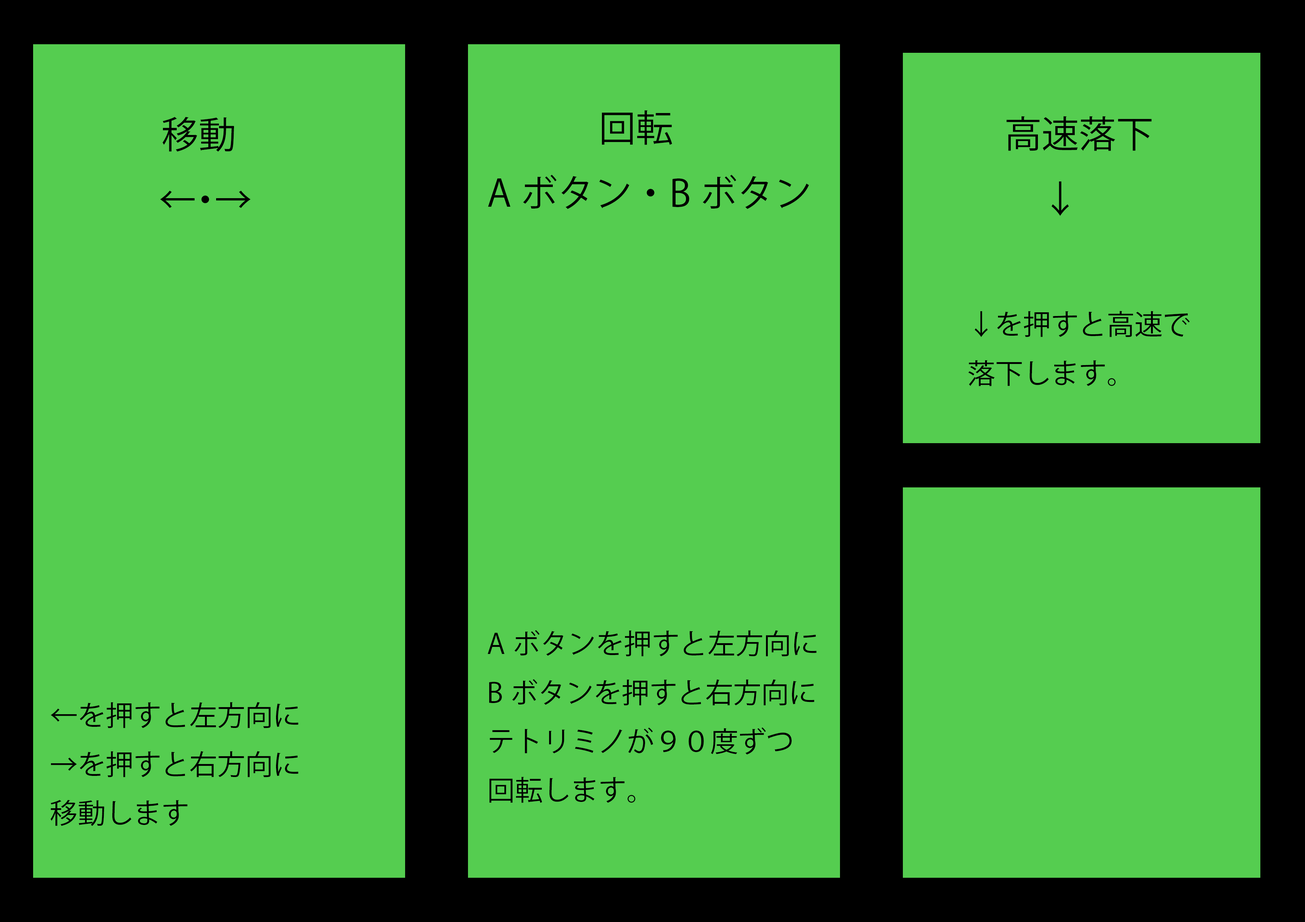
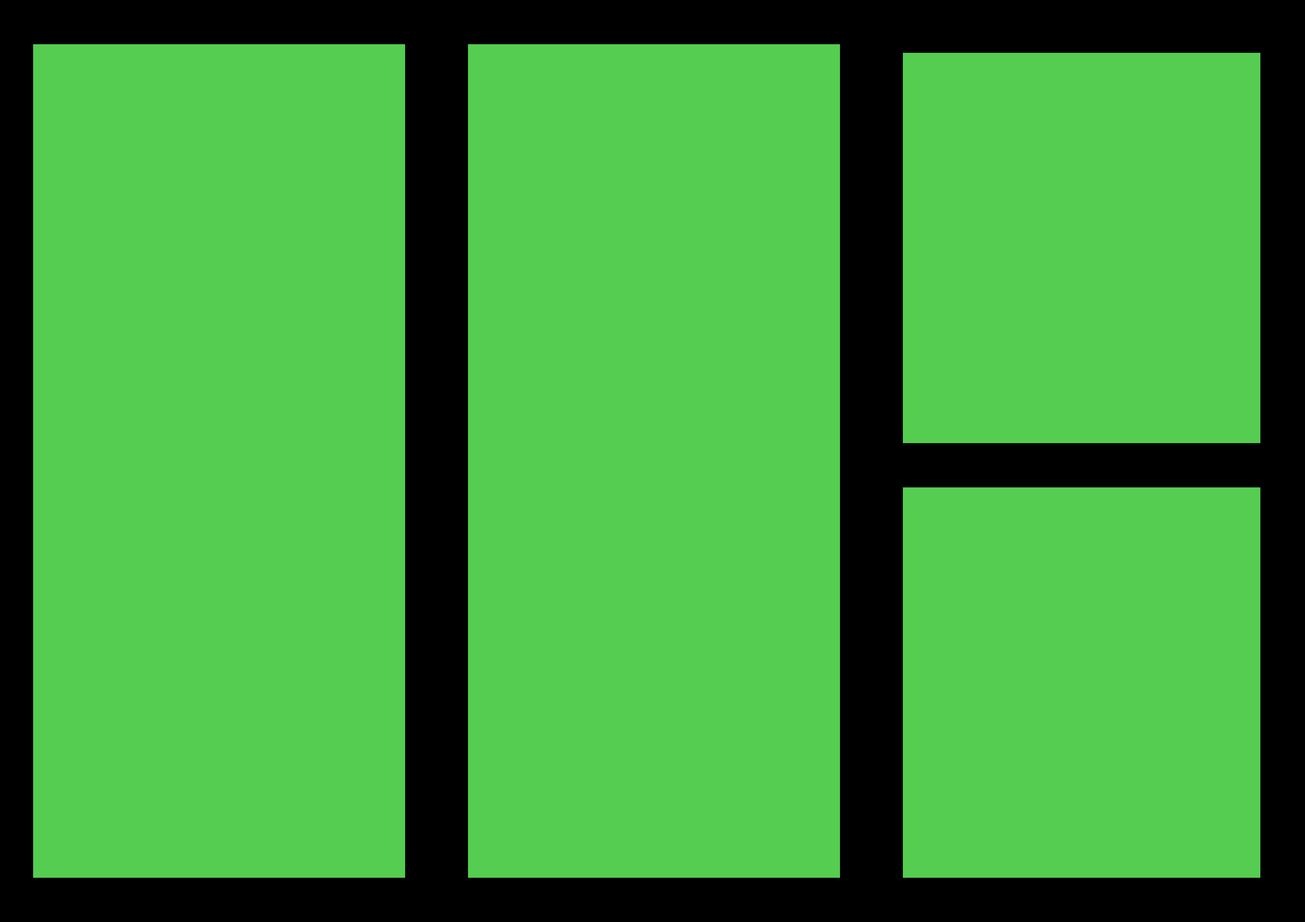
Two versions of the same layered image (1305 × 922). Layer-by-layer changes:
removed group "文字" (3 layers) over [50, 110, 1190, 827]
removed layer "高速落下 ↓ ↓を押すと高速で 落下します。" from group "文字" over [968, 116, 1190, 387]
removed layer "回転 Aボタン・Bボタン Aボタンを押すと左方向に Bボタンを押すと右方向に テトリミノが９０度ずつ 回転し" from group "文字" over [487, 110, 817, 804]
removed layer "移動 ←・→ ←を押すと左方向に →を押すと右方向に 移動します" from group "文字" over [50, 116, 299, 827]
